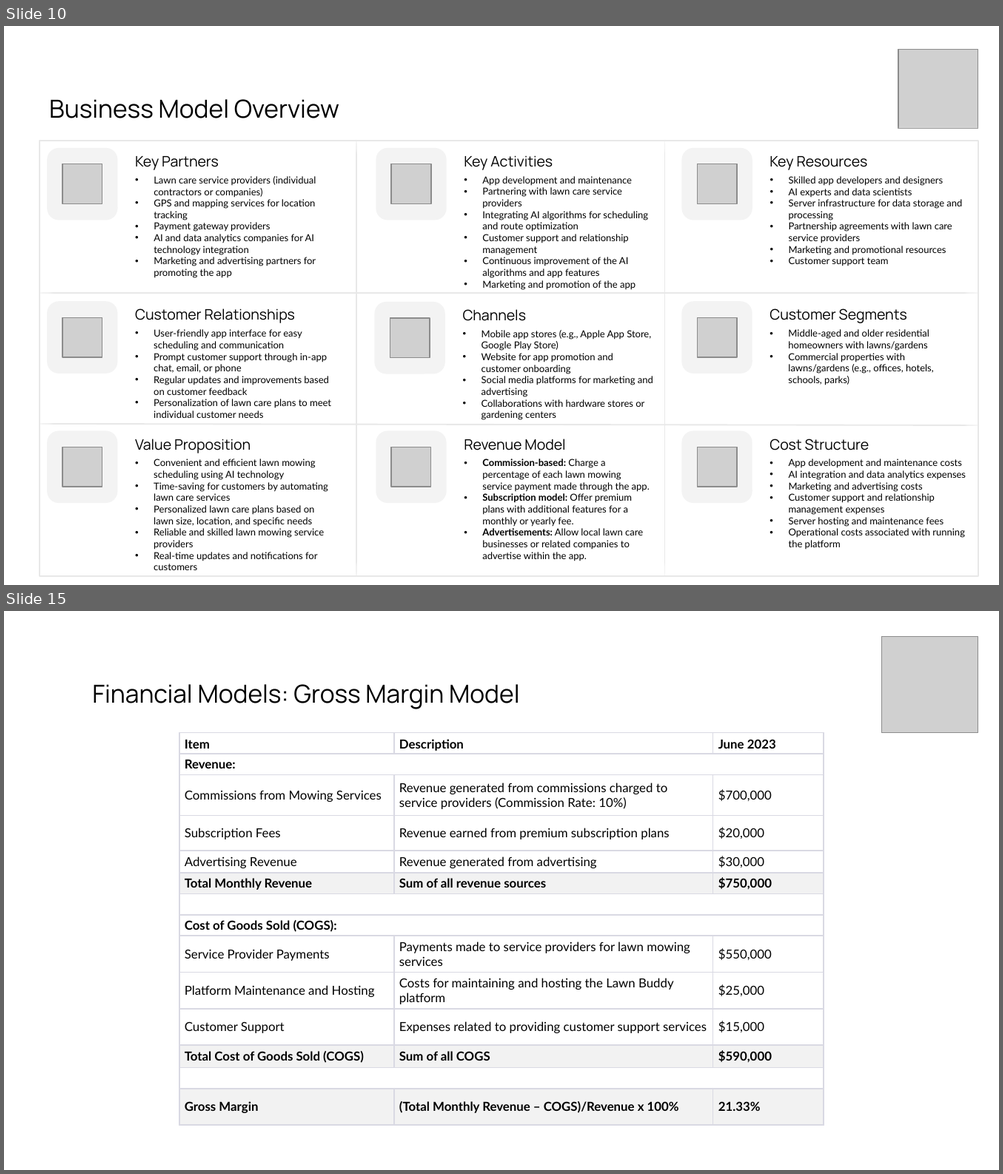
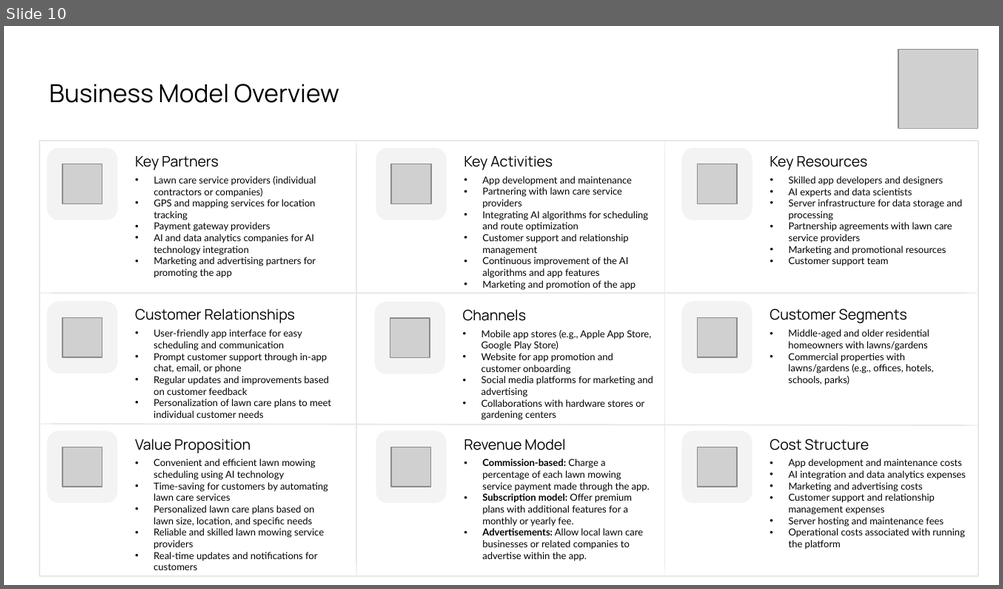
Before and after one commit to gasserahmed/VT-MIT, a slide deck: MGT5824-Tech-based Entrepreneurship/Assignments/Final Venture Concept Pitch/gasser18-final_pitch_slides.pptx. Shown one above the other, each under a label of ours: slides 10 and 15 before the commit, slide 10 after it; the slides between them are not shown. The pictures are 1003x1174 and 1003x589 pixels, drawn with LibreOffice and Linux fonts; fonts in the diff are those of the drawing; grey boxes stand for pictures. Boxes give left, top, right and bottom in pixels: in the first picture for what was removed or moved away, otherwise in the second. Text is boxed around its words. In the diff, an @@ line names an element or a change of style, - is before the commit and + after.

```diff
--- a/MGT5824-Tech-based Entrepreneurship/Assignments/Final Venture Concept Pitch/gasser18-final_pitch_slides.pptx
+++ b/MGT5824-Tech-based Entrepreneurship/Assignments/Final Venture Concept Pitch/gasser18-final_pitch_slides.pptx
@@ slide 15 removed at [4,611,999,1170], background #FFFFFF @@
@@ picture removed at [881,637,978,733] @@
@@ title removed at [92,684,519,709] @@
-Financial Models: Gross Margin Model
@@ table removed at [179,733,823,1126], 14 rows, 3 columns @@
-Item | Description | June 2023
-Revenue: |  | 
-Commissions from Mowing Services | Revenue generated from commissions charged to service providers (Commission Rate: 10%) | $700,000
-Subscription Fees | Revenue earned from premium subscription plans | $20,000
-Advertising Revenue | Revenue generated from advertising | $30,000
-Total Monthly Revenue | Sum of all revenue sources | $750,000
- |  | 
-Cost of Goods Sold (COGS): |  | 
-Service Provider Payments | Payments made to service providers for lawn mowing services | $550,000
-Platform Maintenance and Hosting | Costs for maintaining and hosting the Lawn Buddy platform | $25,000
-Customer Support | Expenses related to providing customer support services | $15,000
-Total Cost of Goods Sold (COGS) | Sum of all COGS | $590,000
- |  | 
-Gross Margin | (Total Monthly Revenue – COGS)/Revenue x 100% | 21.33%
@@ slide 10 changed as well @@
@@ title "Business Model Overview": place and size @@
-title "Business Model Overview" at [49,99,339,118]
+title "Business Model Overview" at [49,84,339,103]
```
Also in this commit, not shown: 9 other slides changed, 1 slide added, 8 other slides removed, 1 other file.
